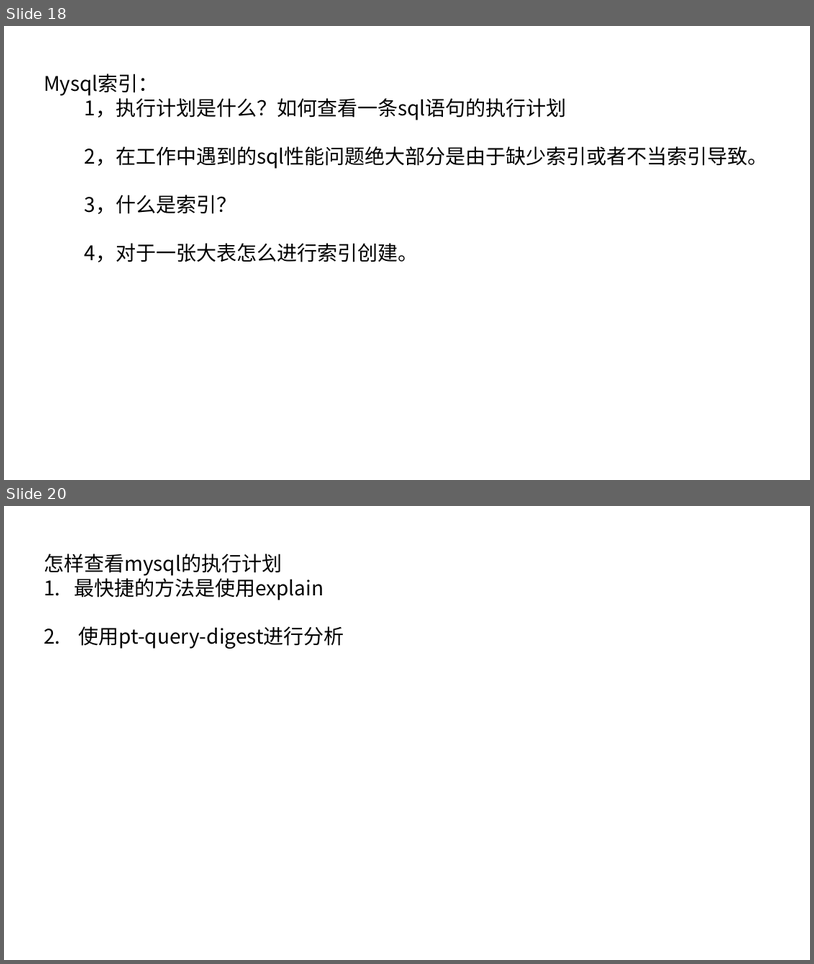
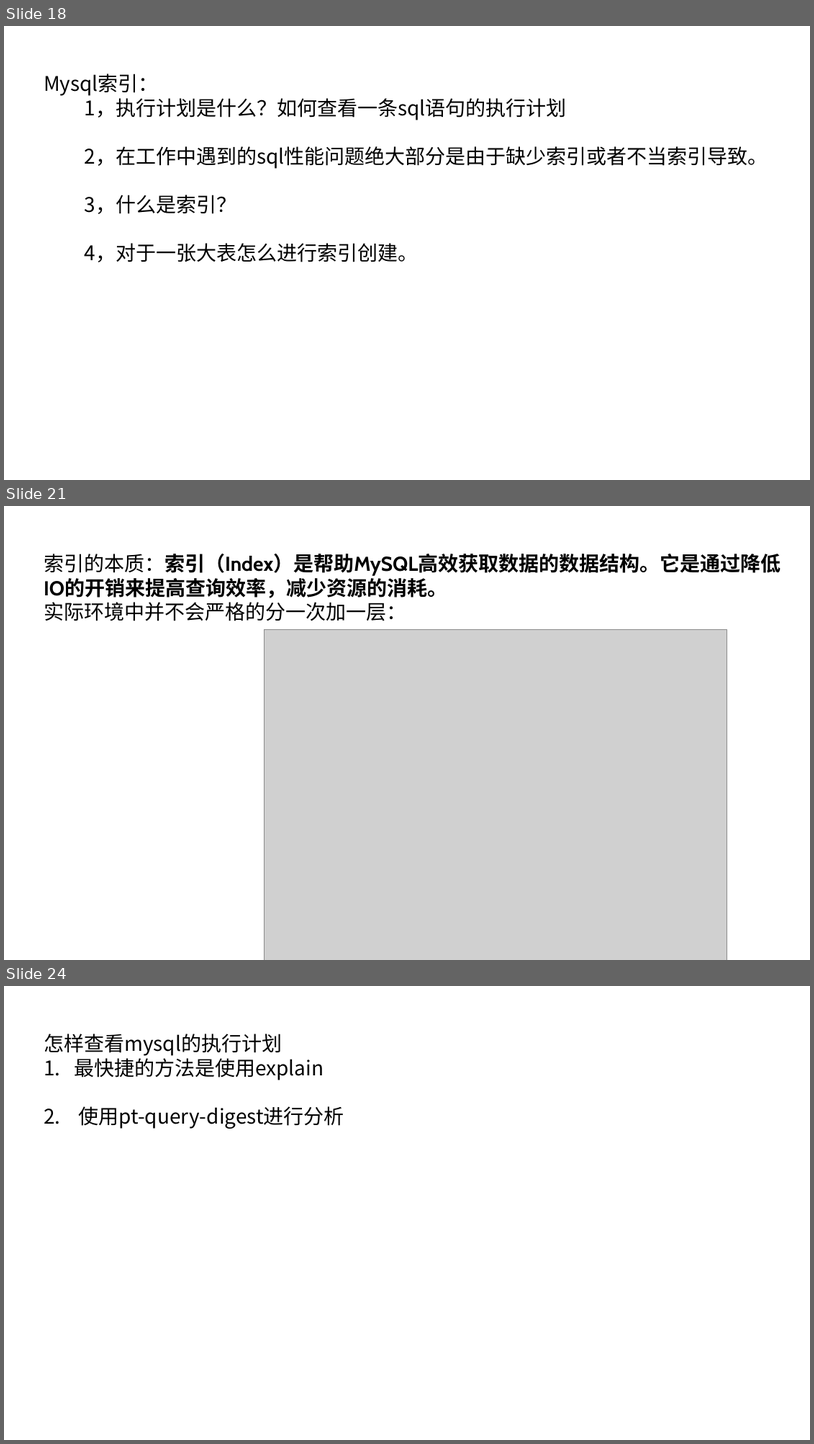
Before and after one commit to ronghuaihai/sharefiles, a slide deck: 数据库演示.pptx. Shown one above the other, each under a label of ours: slides 18 and 20 before the commit, slides 18, 21 and 24 after it; the slides between them are not shown. The pictures are 814x964 and 814x1444 pixels, drawn with LibreOffice and Linux fonts; fonts in the diff are those of the drawing; grey boxes stand for pictures; background and template pictures are left out. Boxes give left, top, right and bottom in pixels: in the first picture for what was removed or moved away, otherwise in the second. Text is boxed around its words. In the diff, an @@ line names an element or a change of style, - is before the commit and + after.

```diff
--- a/数据库演示.pptx
+++ b/数据库演示.pptx
@@ slide 21 added at (4,506,810,960), background picture (left out) @@
@@ text added at (44,554,781,621), 24 pt, text #000000, bold @@
+索引的本质：索引（Index）是帮助MySQL高效获取数据的数据结构。它是通过降低IO的开销来提高查询效率，减少资源的消耗。
+实际环境中并不会严格的分一次加一层：
@@ picture added at (265,630,728,960) @@
@@ what was slide 20 is now slide 24 @@
```
Also in this commit, not shown: 1 slide changed, 3 other slides added, 6 other files.
